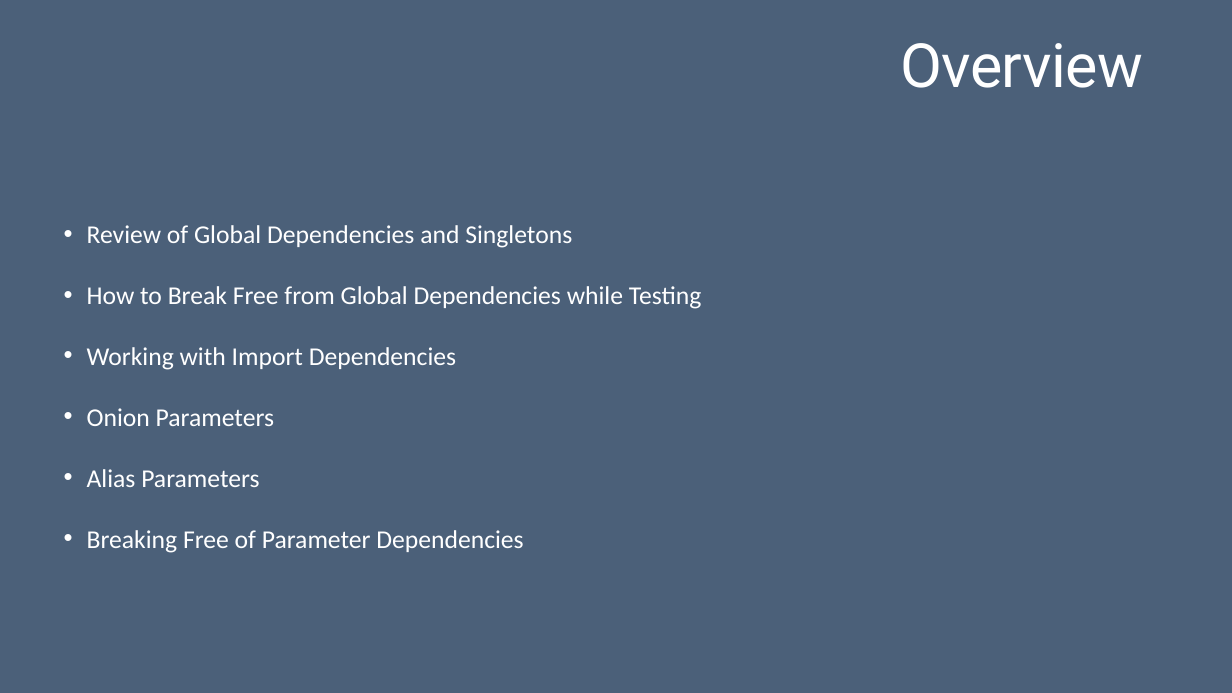
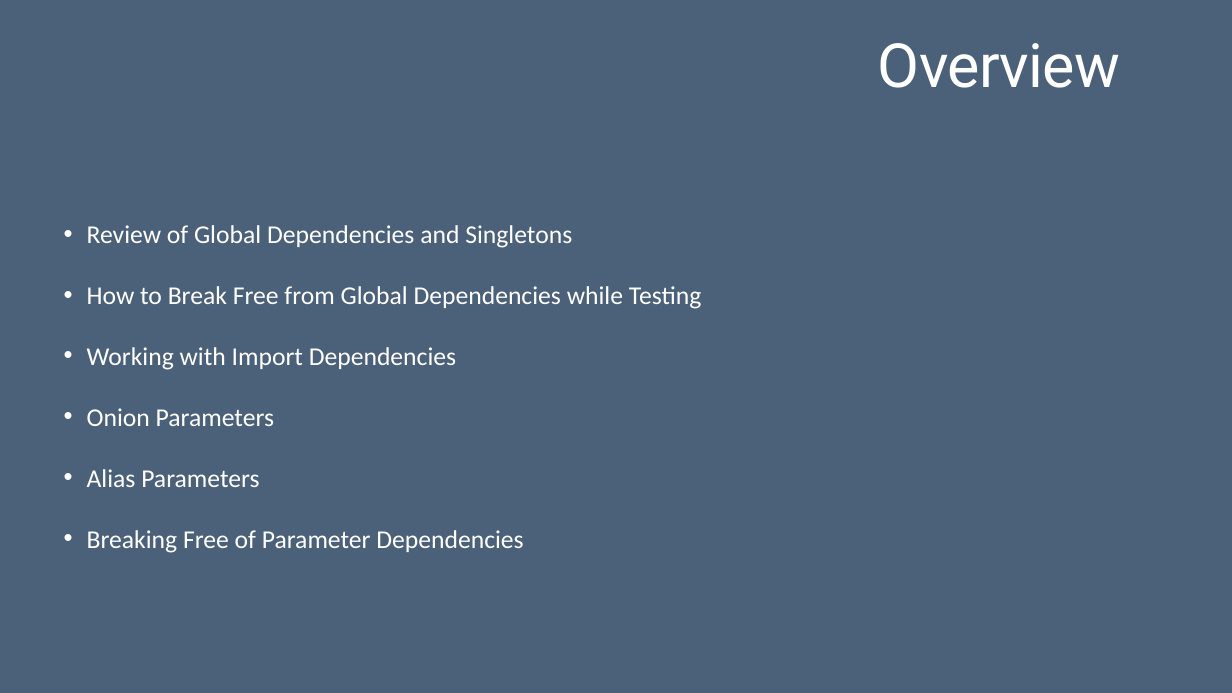
Before and after one commit to Brian-Kwong/ExampleBreakingDependencies, a slide deck: slide 2 of Breaking Dependencies Chapter 9 Part 2 406.pptx. Drawn at 1232x693 pixels with LibreOffice and Linux fonts; fonts in the diff are those of the drawing. Boxes give left, top, right and bottom in pixels: in the first picture for what was removed or moved away, otherwise in the second. Text is boxed around its words. In the diff, an @@ line names an element or a change of style, - is before the commit and + after.

```diff
--- a/Breaking Dependencies Chapter 9 Part 2 406.pptx
+++ b/Breaking Dependencies Chapter 9 Part 2 406.pptx
@@ title "Overview": place and size @@
-title "Overview" at <box>900,43,1143,88</box>
+title "Overview" at <box>878,43,1121,88</box>
```
Also in this commit, not shown: 2 other slides changed, 1 other file.
